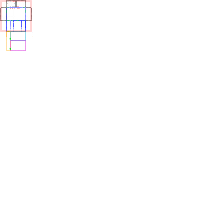
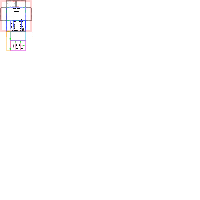
Two versions of the same layered image (200px x 200px). Layer-by-layer changes:
added layer "Objects" above "Regions" over left=9, top=7, right=25, bottom=50
painted on "Regions" over left=9, top=7, right=25, bottom=50
painted on "Rooms" over left=9, top=7, right=25, bottom=50
